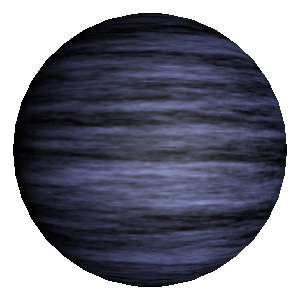
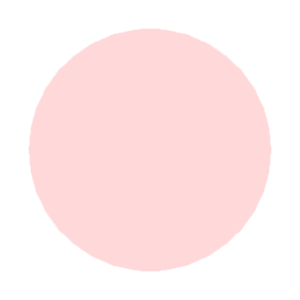
Comparing the layer stacks of the two (300, 300) images. Changes:
added layer "Layer 5" (20%) above "Layer 4" over [28, 28, 272, 272]
hid "Layer 2", painted on it over [13, 13, 287, 287]
hid "Layer 1" over [24, 21, 281, 278]
